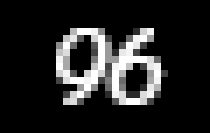
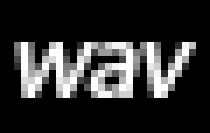
Layers edited between the first and the second 210 × 133 image:
renamed "96" to "wav", painted on it over [14,28,196,105]
